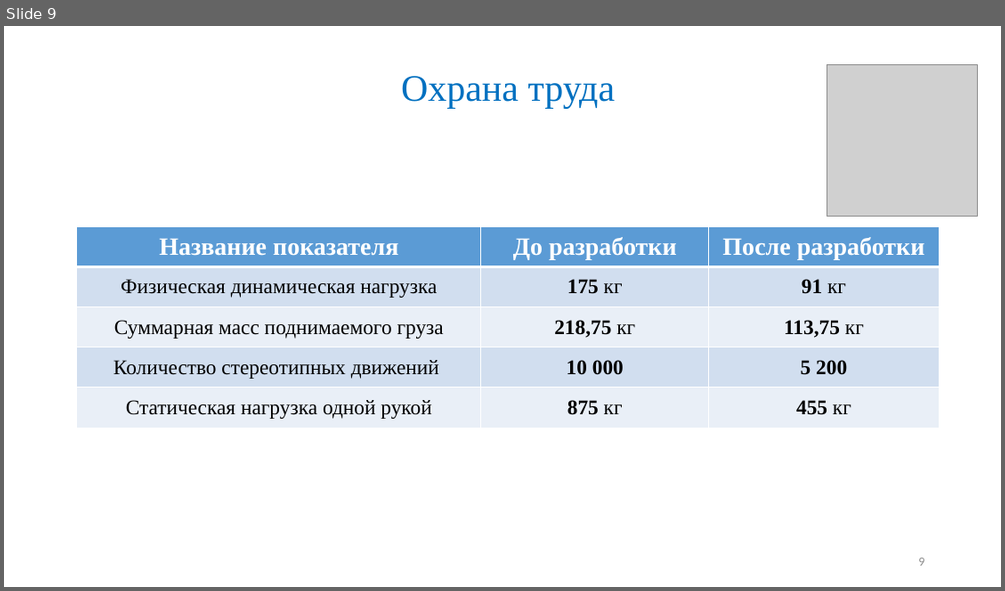
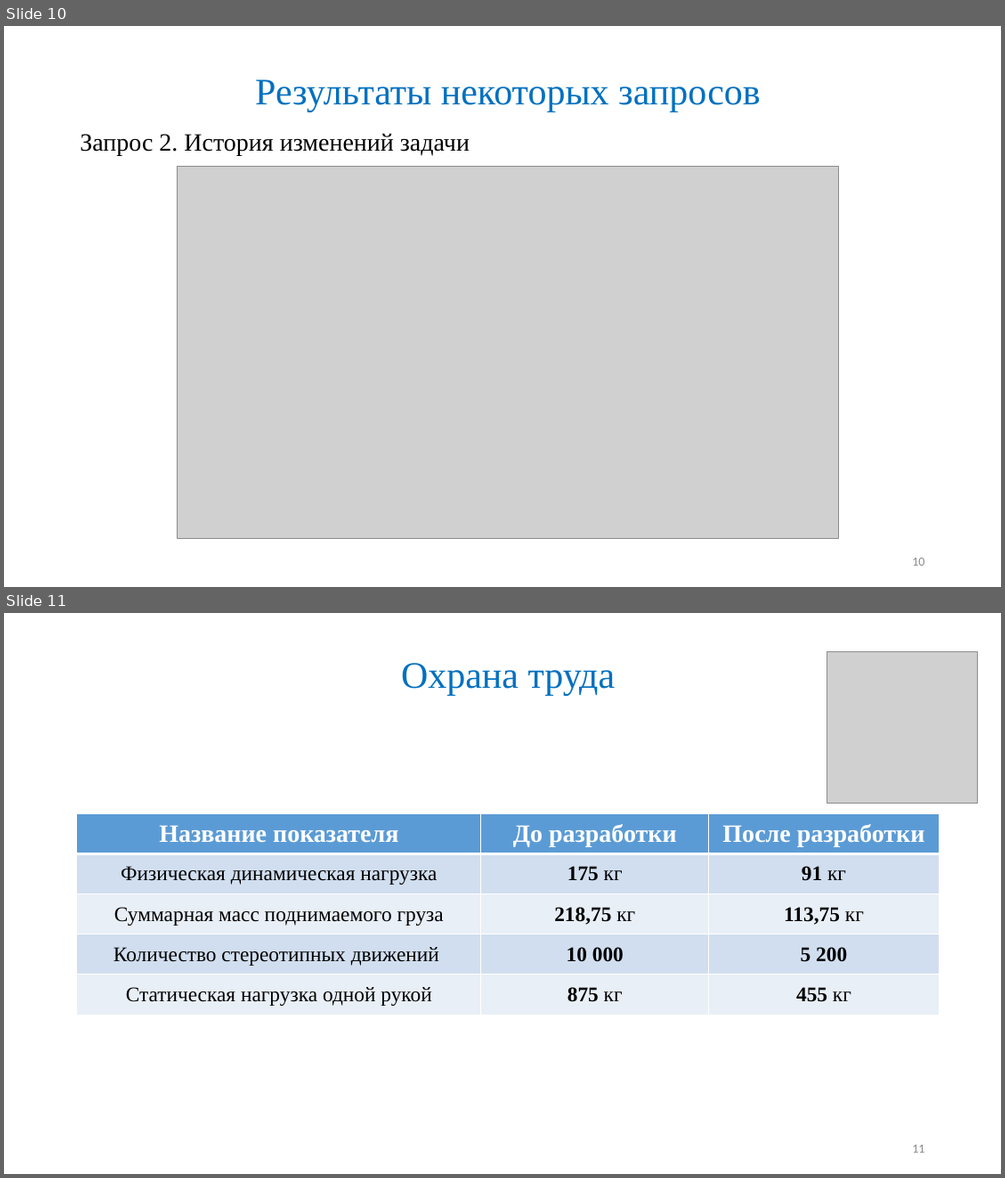
Before and after one commit to Maglus/-2017, a slide deck: Презентация ВКР2017.pptx. Shown one above the other, each under a label of ours: slide 9 before the commit, slides 10 and 11 after it. The pictures are 1005x591 and 1005x1178 pixels, drawn with LibreOffice and Linux fonts; fonts in the diff are those of the drawing; grey boxes stand for pictures. Boxes give left, top, right and bottom in pixels: in the first picture for what was removed or moved away, otherwise in the second. Text is boxed around its words. In the diff, an @@ line names an element or a change of style, - is before the commit and + after.

Commit message:
update

```diff
--- a/Презентация ВКР2017.pptx
+++ b/Презентация ВКР2017.pptx
@@ slide 10 added at (4, 26, 1001, 587), background #FFFFFF @@
@@ title added at (255, 79, 760, 111), 36 pt, text #0070C0 @@
+Результаты некоторых запросов
@@ text added at (80, 133, 469, 156), 24 pt, text #000000 @@
+Запрос 2. История изменений задачи
@@ picture added at (178, 166, 840, 539) @@
@@ page number added at (912, 557, 924, 565), 12 pt, text #8C8C8C @@
+10
@@ what was slide 9 is now slide 11 @@
@@ page number at (912, 1144, 924, 1152): text changed @@
-9
+11
```
Also in this commit, not shown: 1 slide changed, 1 other slide added.
